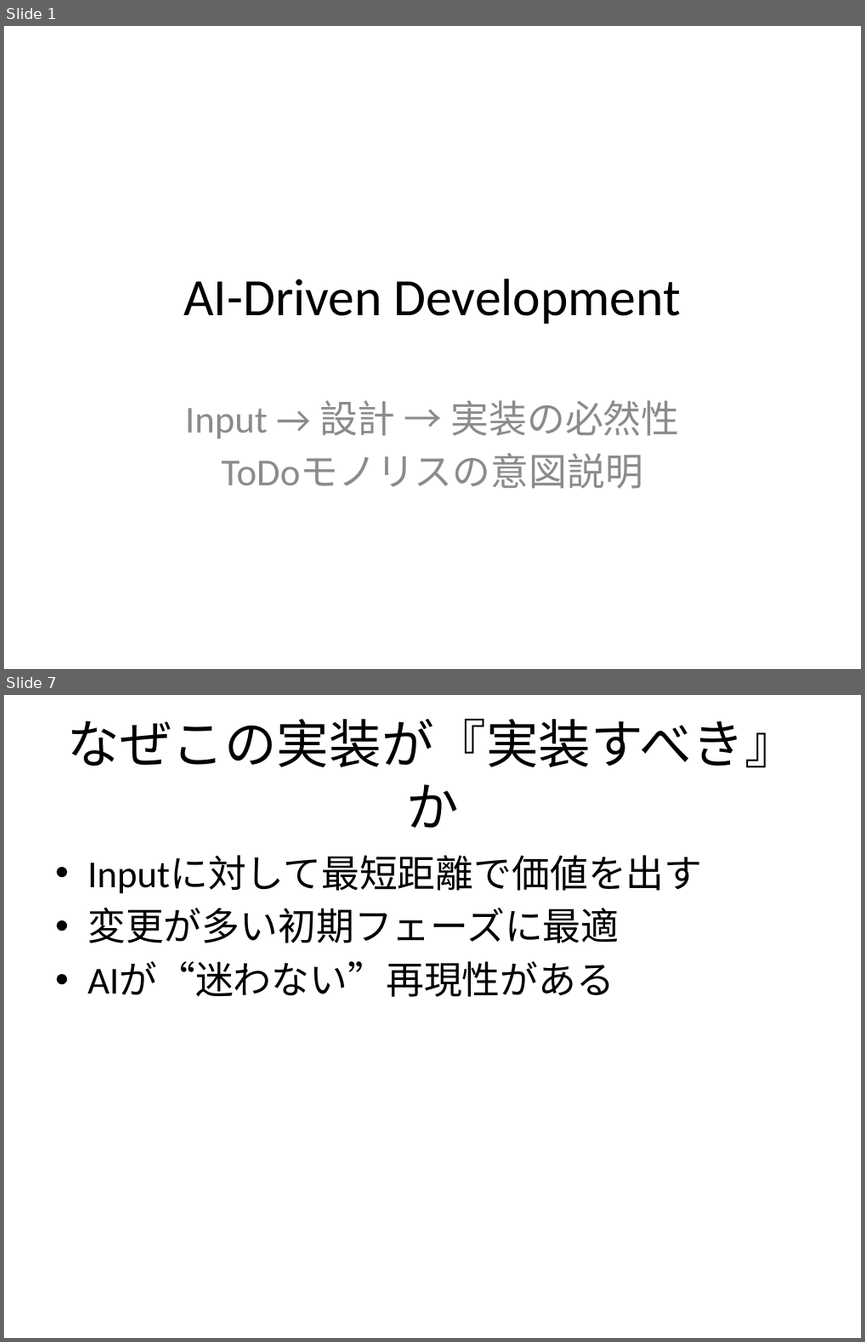
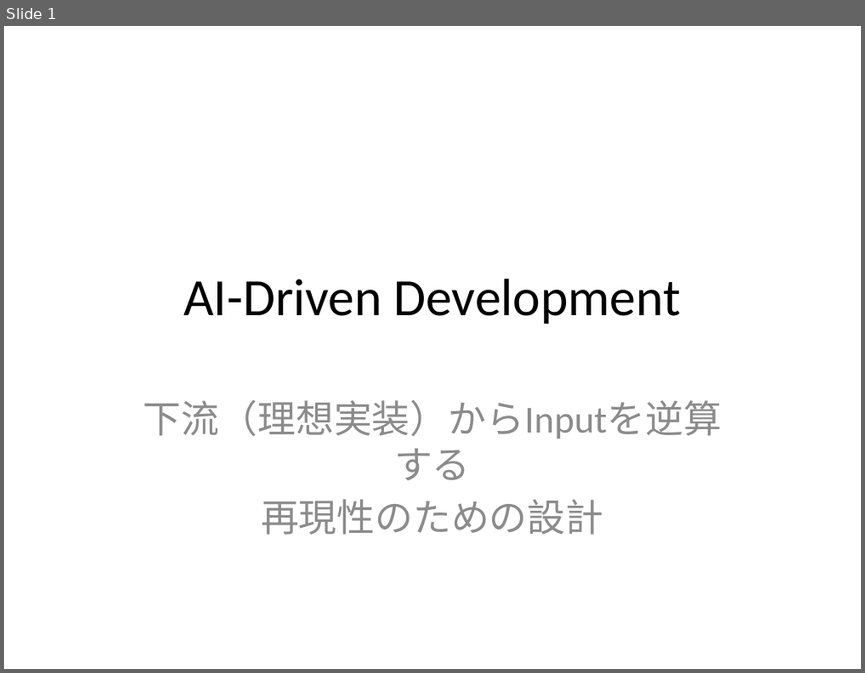
Before and after one commit to ttoaistudio/ai-driven-development, a slide deck: slides/ai-driven-development-intent.pptx. Shown one above the other, each under a label of ours: slides 1 and 7 before the commit, slide 1 after it; the slides between them are not shown. The pictures are 865x1342 and 865x673 pixels, drawn with LibreOffice and Linux fonts; fonts in the diff are those of the drawing. Boxes give left, top, right and bottom in pixels: in the first picture for what was removed or moved away, otherwise in the second. Text is boxed around its words. In the diff, an @@ line names an element or a change of style, - is before the commit and + after.

```diff
--- a/slides/ai-driven-development-intent.pptx
+++ b/slides/ai-driven-development-intent.pptx
@@ slide 7 removed at (x1=4, y1=695, x2=861, y2=1338), background #FFFFFF @@
@@ title removed at (x1=68, y1=719, x2=797, y2=828) @@
-なぜこの実装が『実装すべき』か
@@ text removed at (x1=87, y1=856, x2=702, y2=997) @@
-• Inputに対して最短距離で価値を出す
-• 変更が多い初期フェーズに最適
-• AIが“迷わない”再現性がある
@@ slide 1 changed as well @@
@@ subtitle at (x1=143, y1=400, x2=721, y2=534): text changed @@
-Input → 設計 → 実装の必然性
-ToDoモノリスの意図説明
+下流（理想実装）からInputを逆算する
+再現性のための設計
```
Also in this commit, not shown: 2 other slides changed, 6 slides added, 5 other slides removed, 5 other files.
